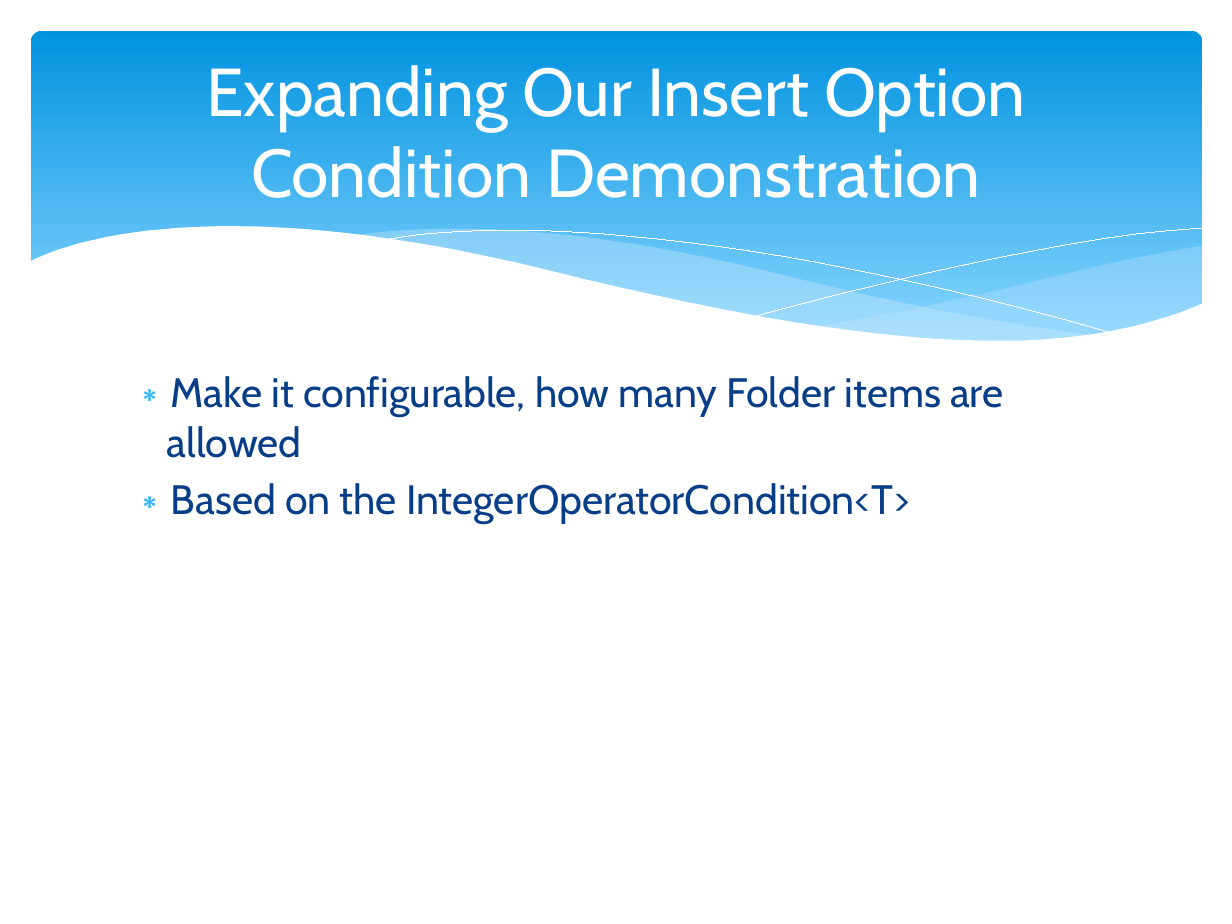
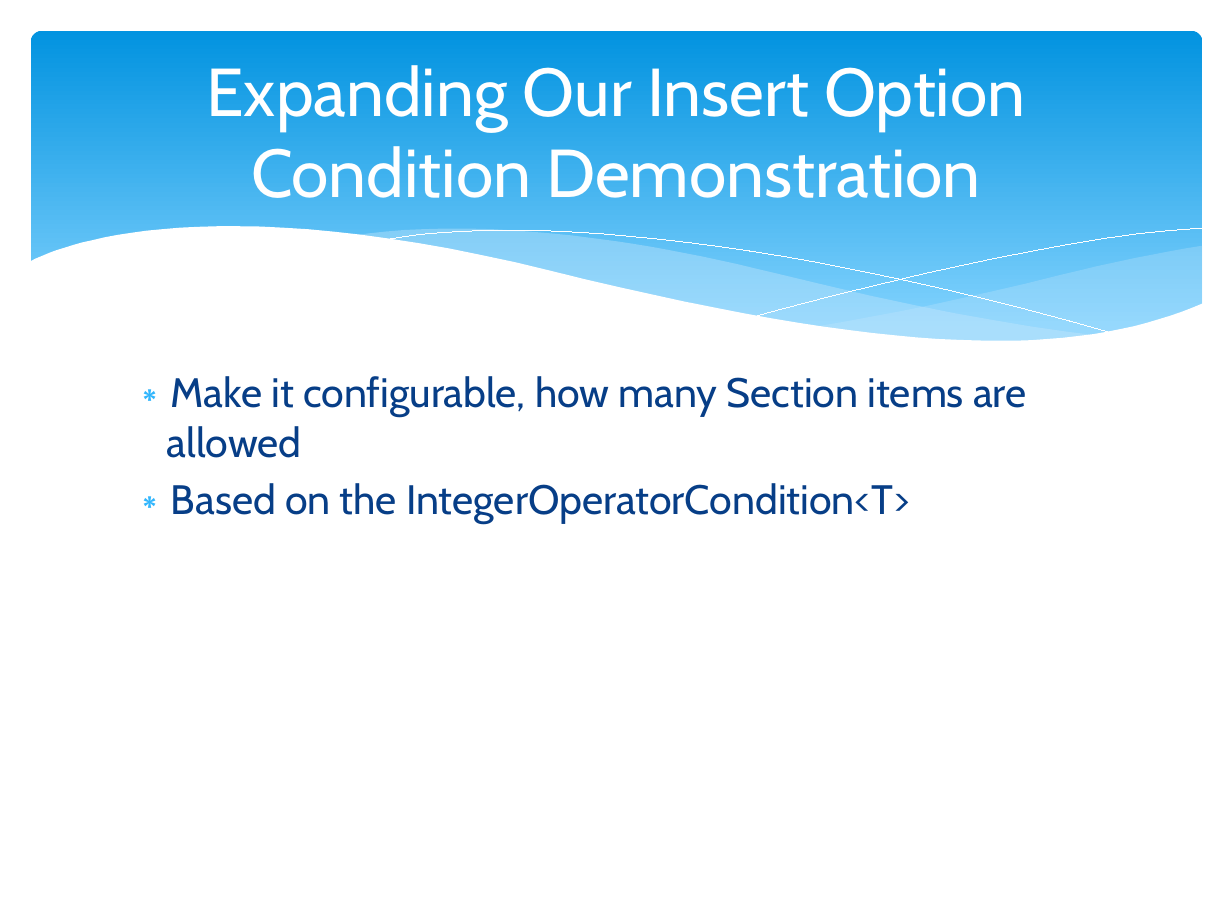
Before and after one commit to cassidydotdk/sugde, a slide deck: slide 11 of Rule your solutions.pptx. Drawn at 1232x924 pixels with LibreOffice and Linux fonts; fonts in the diff are those of the drawing. Boxes give left, top, right and bottom in pixels: in the first picture for what was removed or moved away, otherwise in the second. Text is boxed around its words. In the diff, an @@ line names an element or a change of style, - is before the commit and + after.

Commit message:
Max Sections Allowed Rule Condition

```diff
--- a/Rule your solutions.pptx
+++ b/Rule your solutions.pptx
@@ text at (x1=167, y1=376, x2=1026, y2=458): text changed @@
-∗ Make it configurable, how many Folder items are allowed
+∗ Make it configurable, how many Section items are allowed
```
Also in this commit, not shown: 3 other slides changed, 5 other files.
